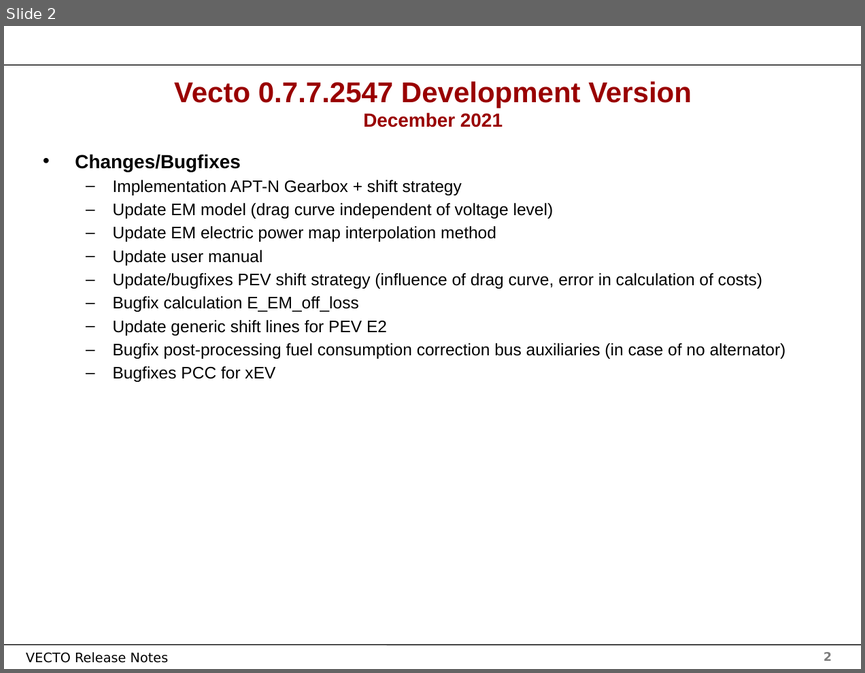
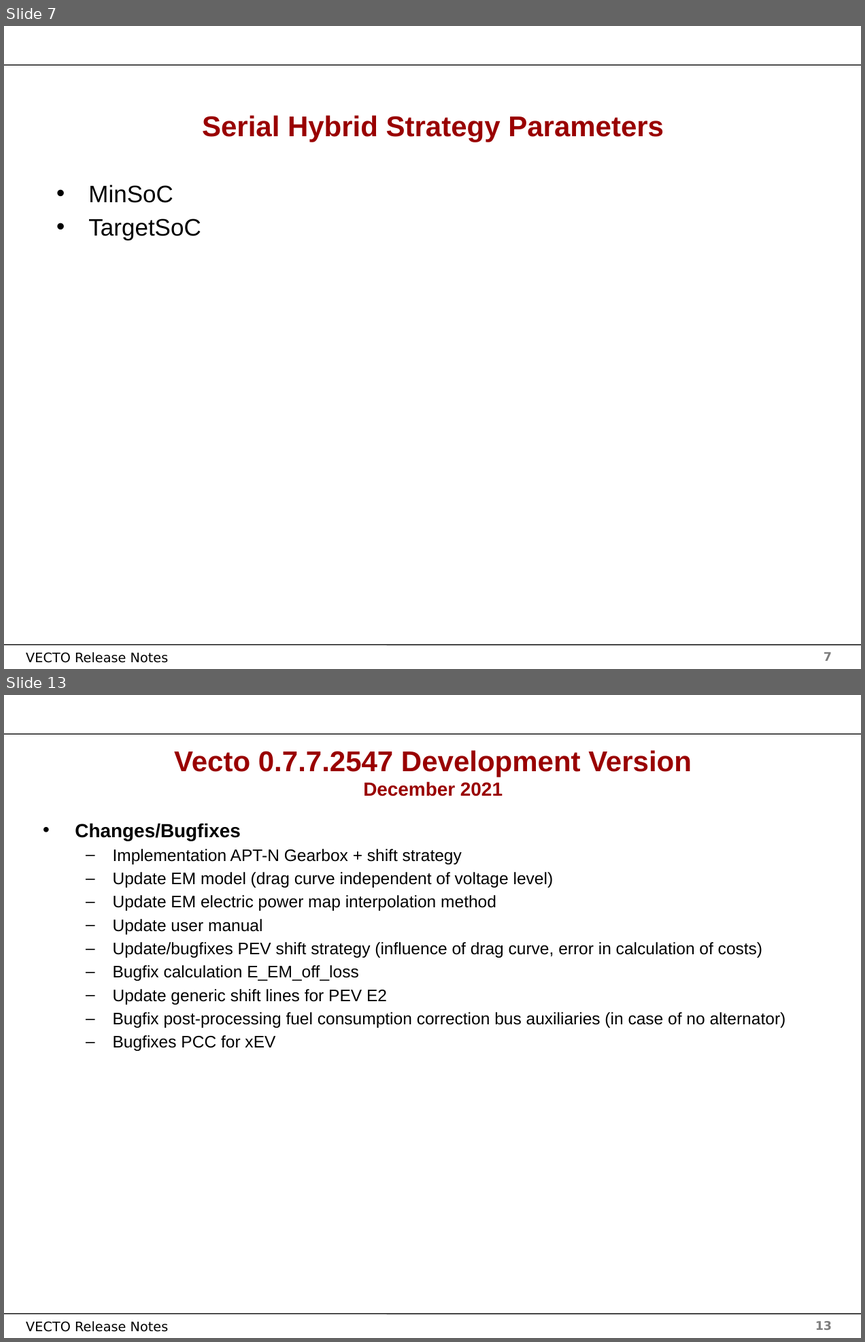
Before and after one commit to tanawadeatharva/BharatVECTO, a slide deck: Documentation/User Manual Source/Release Notes Vecto3.x.pptx. Shown one above the other, each under a label of ours: slide 2 before the commit, slides 7 and 13 after it; the slides between them are not shown. The pictures are 865x673 and 865x1342 pixels, drawn with LibreOffice and Linux fonts; fonts in the diff are those of the drawing; background and template pictures are left out. Boxes give left, top, right and bottom in pixels: in the first picture for what was removed or moved away, otherwise in the second. Text is boxed around its words. In the diff, an @@ line names an element or a change of style, - is before the commit and + after.

```diff
--- a/Documentation/User Manual Source/Release Notes Vecto3.x.pptx
+++ b/Documentation/User Manual Source/Release Notes Vecto3.x.pptx
@@ slide 7 added at box(4, 26, 861, 669), background #FFFFFF; not listed: 4 template elements that a slide beside it also shows @@
@@ title added at box(202, 115, 664, 142), 24 pt, text #990000, bold @@
+Serial Hybrid Strategy Parameters
@@ text added at box(88, 184, 201, 240), 20 pt, text #000000 @@
+• MinSoC
+• TargetSoC
@@ what was slide 2 is now slide 13 @@
@@ page number at box(815, 1321, 832, 1329): text changed @@
-2
+13
```
Also in this commit, not shown: 1 slide changed, 10 other slides added.
